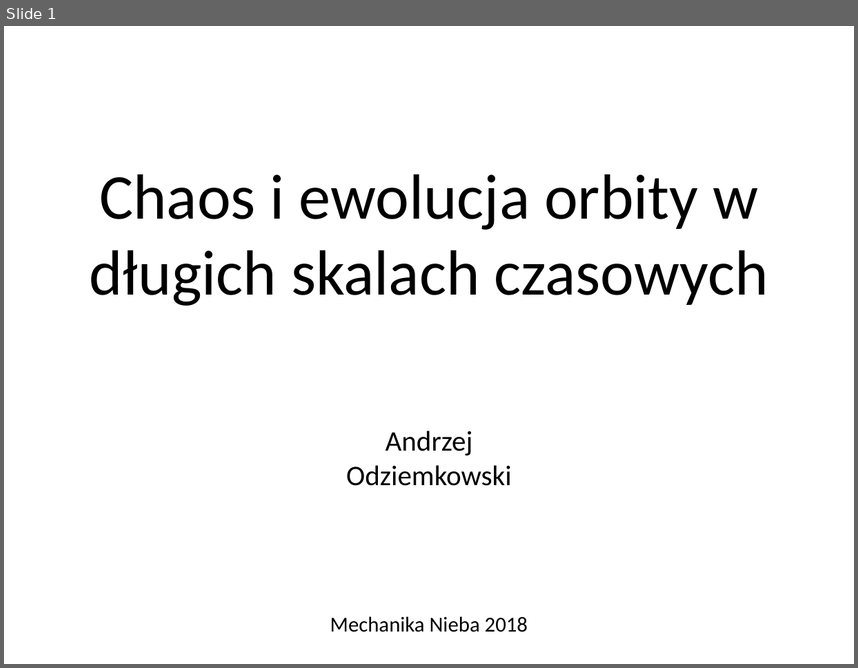
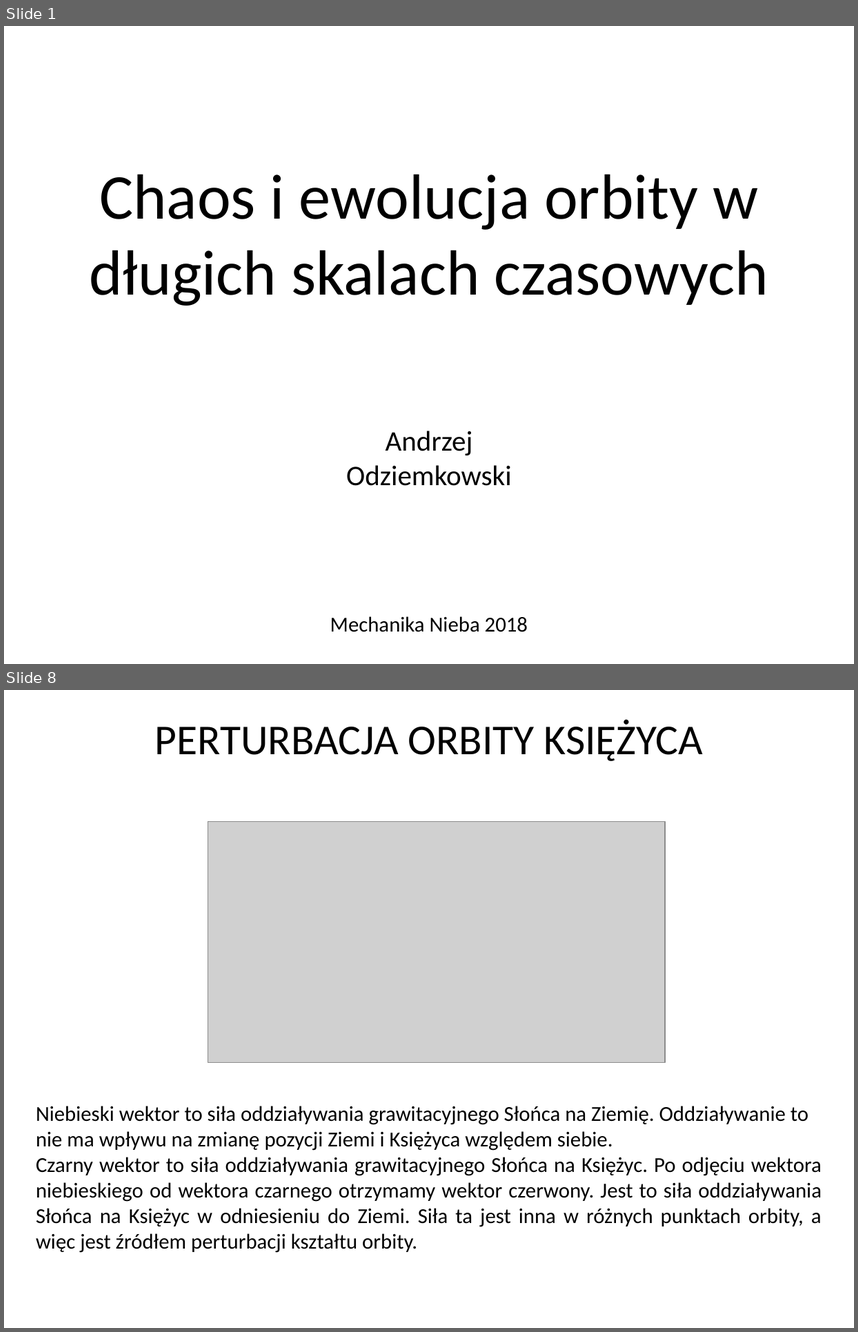
Before and after one commit to odziemkowski/Mechanika_nieba, a slide deck: Chaos i ewolucja orbity w długich skalach czasowych.pptx. Shown one above the other, each under a label of ours: slide 1 before the commit, slides 1 and 8 after it; the slides between them are not shown. The pictures are 858x668 and 858x1332 pixels, drawn with LibreOffice and Linux fonts; fonts in the diff are those of the drawing; grey boxes stand for pictures. Boxes give left, top, right and bottom in pixels: in the first picture for what was removed or moved away, otherwise in the second. Text is boxed around its words. In the diff, an @@ line names an element or a change of style, - is before the commit and + after.

```diff
--- a/Chaos i ewolucja orbity w długich skalach czasowych.pptx
+++ b/Chaos i ewolucja orbity w długich skalach czasowych.pptx
@@ slide 8 added at [4,690,854,1328], background #FFFFFF @@
@@ text added at [155,719,703,761], 36 pt, text #000000 @@
+PERTURBACJA ORBITY KSIĘŻYCA
@@ picture added at [208,822,665,1063] @@
@@ text added at [36,1105,822,1252], 18 pt, text #000000 @@
+Niebieski wektor to siła oddziaływania grawitacyjnego Słońca na Ziemię. Oddziaływanie to nie ma wpływu na zmianę pozycji Ziemi i Księżyca względem siebie.
+Czarny wektor to siła oddziaływania grawitacyjnego Słońca na Księżyc. Po odjęciu wektora niebieskiego od wektora czarnego otrzymamy wektor czerwony. Jest to siła oddziaływania Słońca na Księżyc w odniesieniu do Ziemi. Siła ta jest inna w różnych punktach orbity, a więc jest źródłem perturbacji kształtu orbity.
```
Also in this commit, not shown: 12 other slides added.
